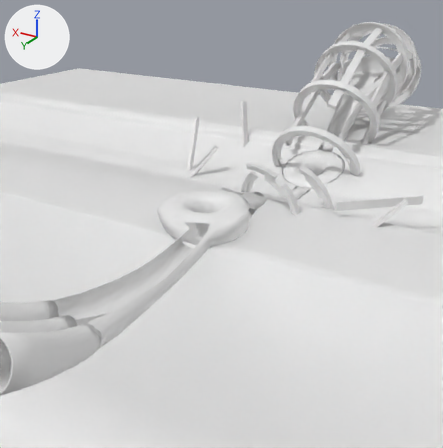
Before and after pictures for a commit that changed the Blender file Assets/Models/LevelTesting/Blender/Testtrack.1.0extended06.blend.
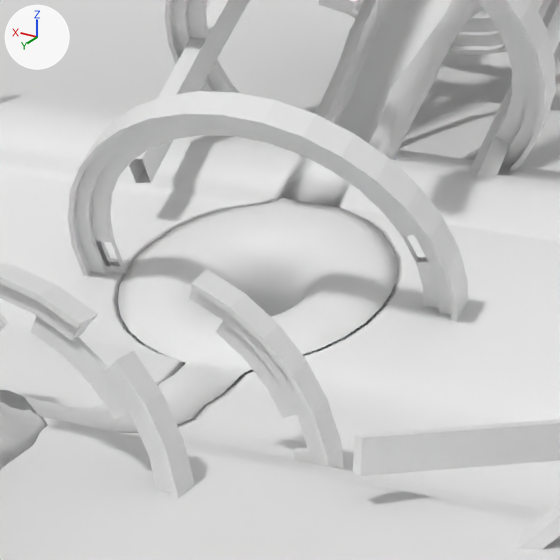
Each version is shown from a 50 mm lens placed at (-220.0, 393.0, 181.0), pointed at (55.0, -66.0, -48.0), then close up on the part from 58% to 86% of the width and 24% to 51% of the height. Arrows for +X, +Y and +Z are at upper left; the lights stay in place.
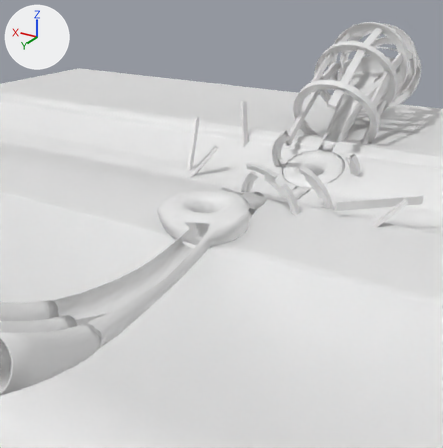
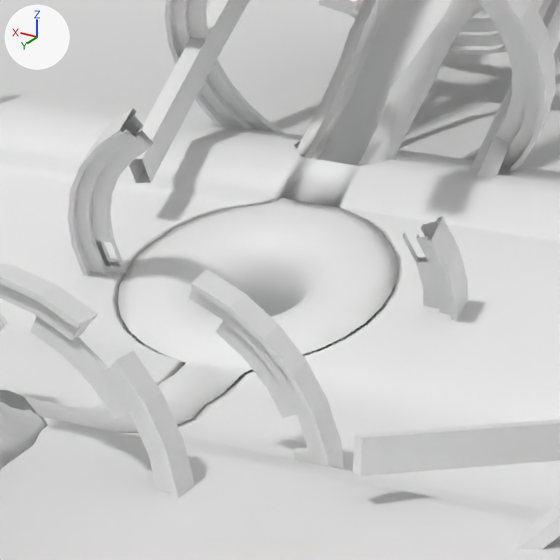
Pixel boxes [x1, y1, x2, y2] of what changed, in the close-ups (560 x 560 px):
part 1 of me_cylinder_013, cut back: before [68, 91, 443, 242]; after [68, 108, 154, 242]

The change, as a diff of the scene's bpy script:
```diff
--- a/Assets/Models/LevelTesting/Blender/Testtrack.1.0extended06.blend.py
+++ b/Assets/Models/LevelTesting/Blender/Testtrack.1.0extended06.blend.py
@@ me_cylinder_013 @@
 # used by ob_cylinder_001; location = (1.6, -205.0, 32.4); rotation_euler = (4.121, -0.478, 0.304), in degrees (236, -27, 17); scale = (44.2, 44.3, -2.25)
-me_cylinder_013.from_pydata(...)  # 3446 vertices, 3463 faces; spans x -2.0..2.0, y -2.0..2.0, z -94.0..81.0
+me_cylinder_013.from_pydata(...)  # 3334 vertices, 3337 faces; spans x -2.0..2.0, y -2.0..2.0, z -94.0..81.0
+# me_cylinder_013 part 1
+# 112 vertices are removed from x 0.0..1.0, y -1.0..0.0, z -28.0..-24.0
+# 180 faces are deleted
+# 10 vertices move within x 1.0, y 0.0, z -28.0..-25.0
+# 54 new faces join them
 me_cylinder_013.materials.append(mat_topdecor)
```
